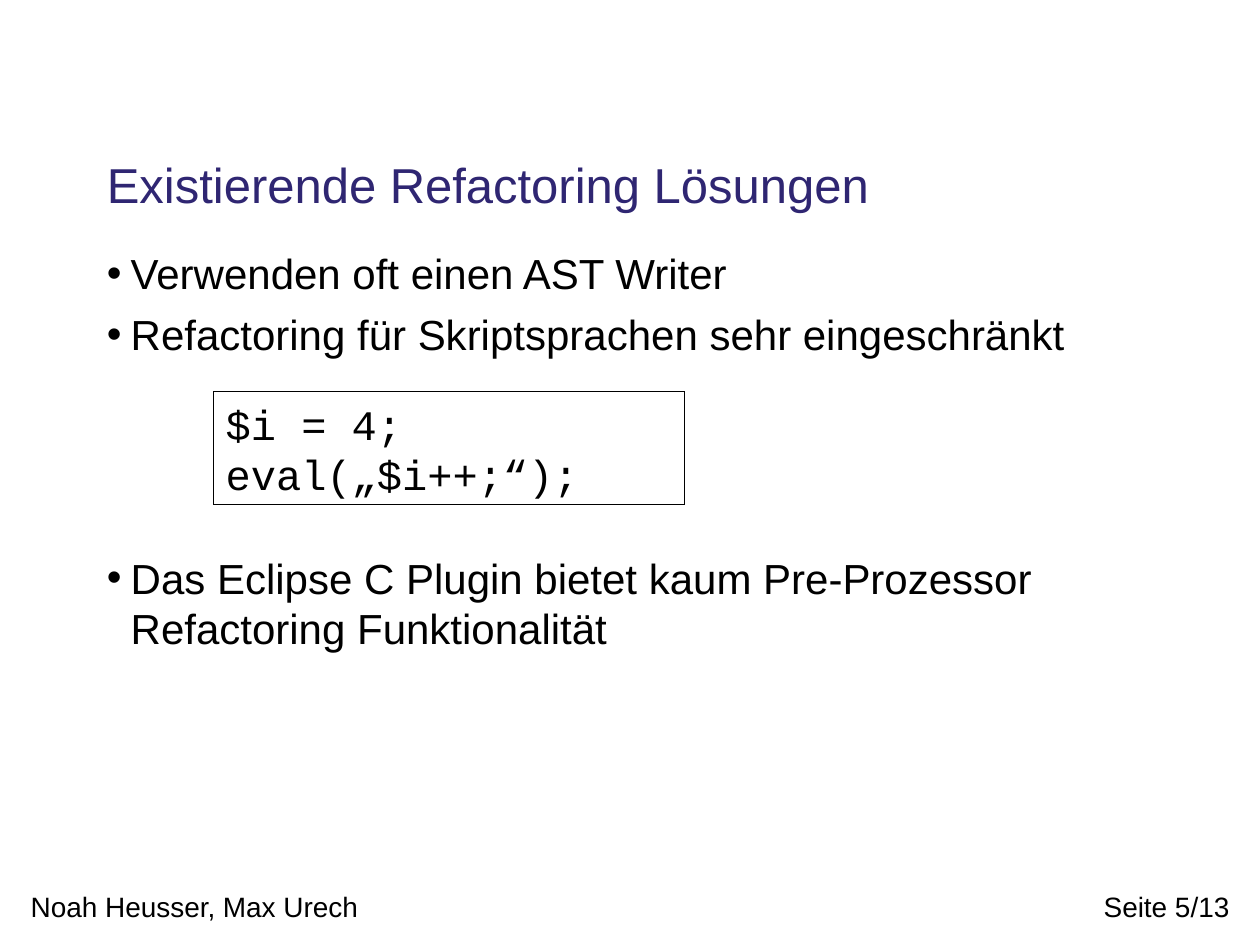
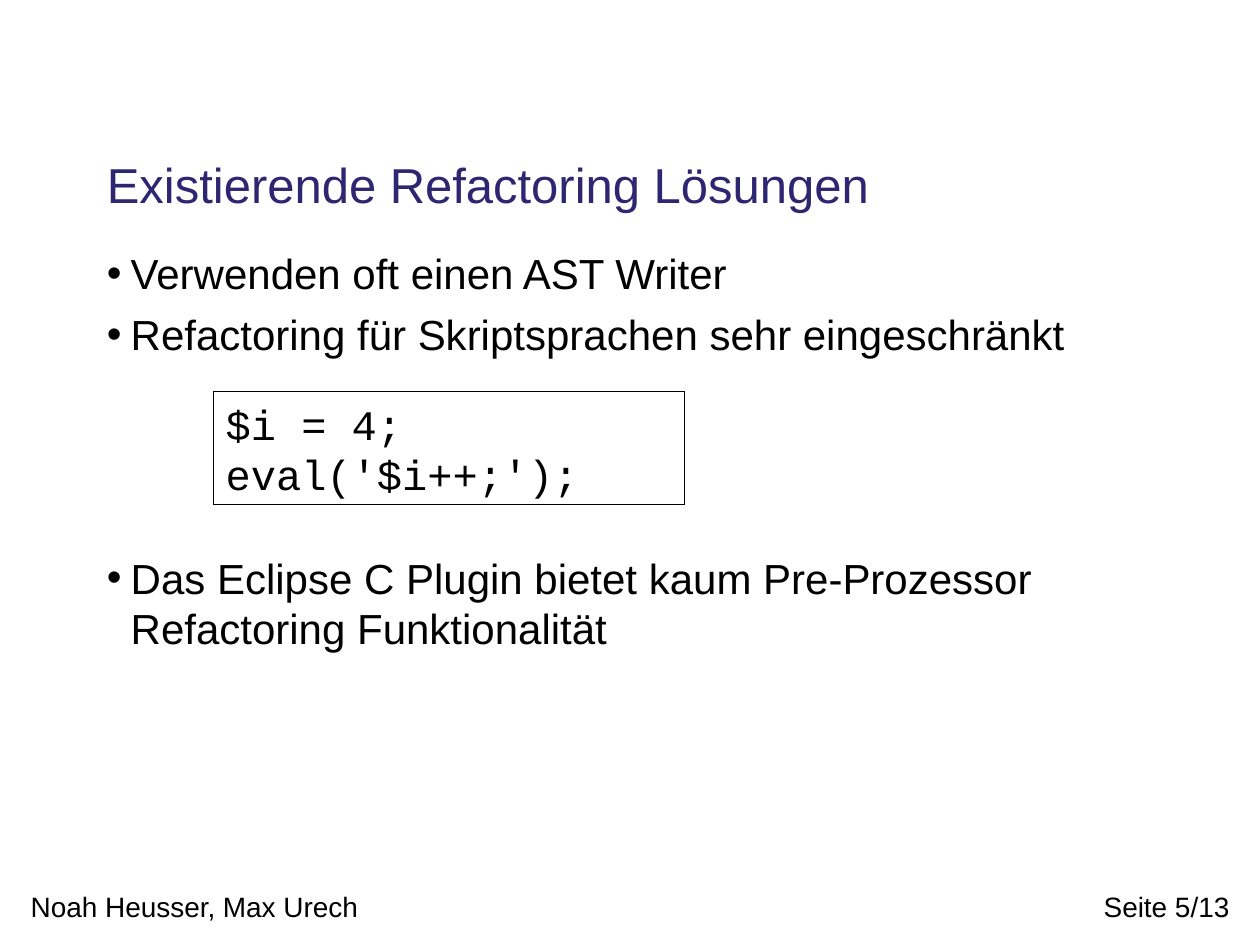
Before and after one commit to phsommer/yeti, a slide deck: slide 5 of TinyOS Refactoring/doc/presentation.odp. Drawn at 1260x945 pixels with LibreOffice and Linux fonts; fonts in the diff are those of the drawing; background and template pictures are left out. Boxes give left, top, right and bottom in pixels: in the first picture for what was removed or moved away, otherwise in the second. Text is boxed around its words. In the diff, an @@ line names an element or a change of style, - is before the commit and + after.

Commit message:
php code debug

```diff
--- a/TinyOS Refactoring/doc/presentation.odp
+++ b/TinyOS Refactoring/doc/presentation.odp
@@ text in rectangle at bbox=[226, 459, 579, 499]: text changed @@
-eval(„$i++;“);
+eval('$i++;');
```
